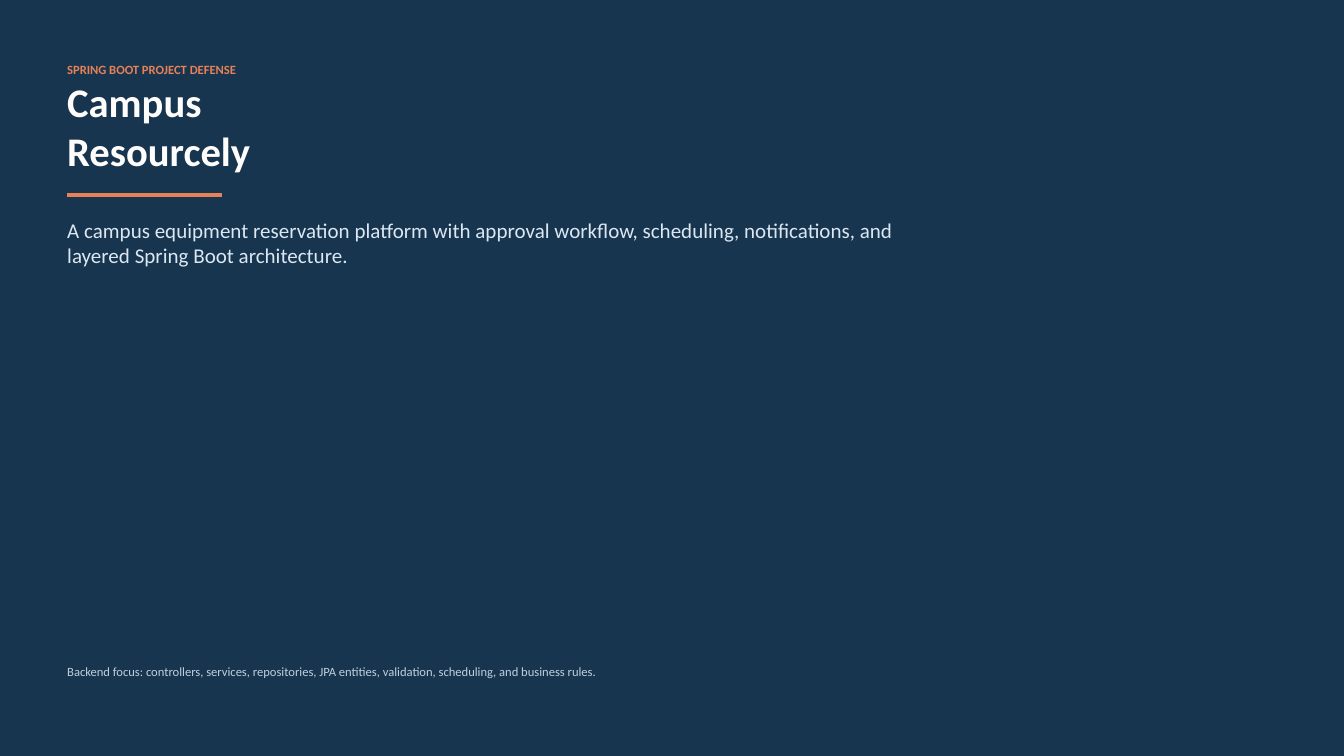
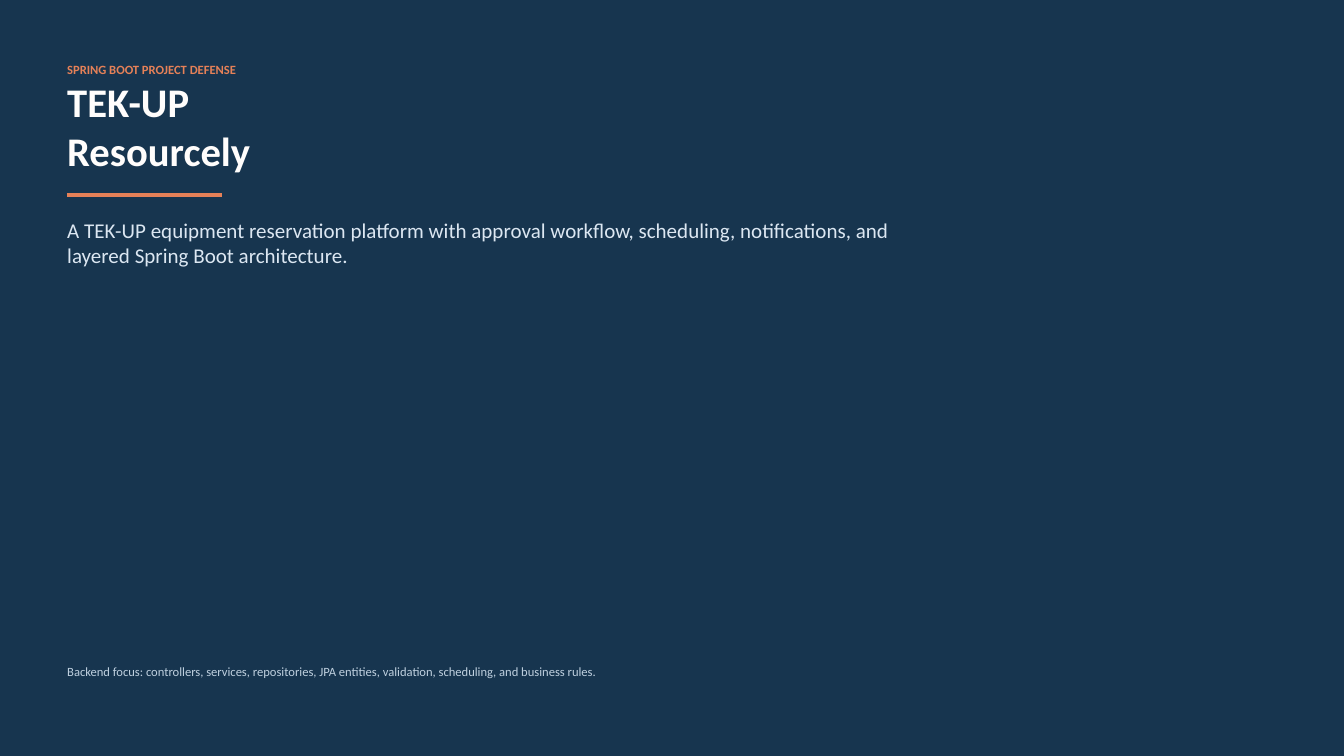
Before and after one commit to montassar1234/campus-resourcely, a slide deck: slide 1 of docs/Campus-Resourcely-Spring-Boot-Defense.pptx. Drawn at 1344x756 pixels with LibreOffice and Linux fonts; fonts in the diff are those of the drawing. Boxes give left, top, right and bottom in pixels: in the first picture for what was removed or moved away, otherwise in the second. Text is boxed around its words. In the diff, an @@ line names an element or a change of style, - is before the commit and + after.

Commit message:
Polish TEK-UP reservation workflow

```diff
--- a/docs/Campus-Resourcely-Spring-Boot-Defense.pptx
+++ b/docs/Campus-Resourcely-Spring-Boot-Defense.pptx
@@ text at bbox=[67, 90, 250, 173]: text changed @@
-Campus Resourcely
+TEK-UP Resourcely
@@ text at bbox=[67, 223, 888, 267]: text changed @@
-A campus equipment reservation platform with approval workflow, scheduling, notifications, and layered Spring Boot architecture.
+A TEK-UP equipment reservation platform with approval workflow, scheduling, notifications, and layered Spring Boot architecture.
```
Also in this commit, not shown: 8 other slides changed, 28 other files.
